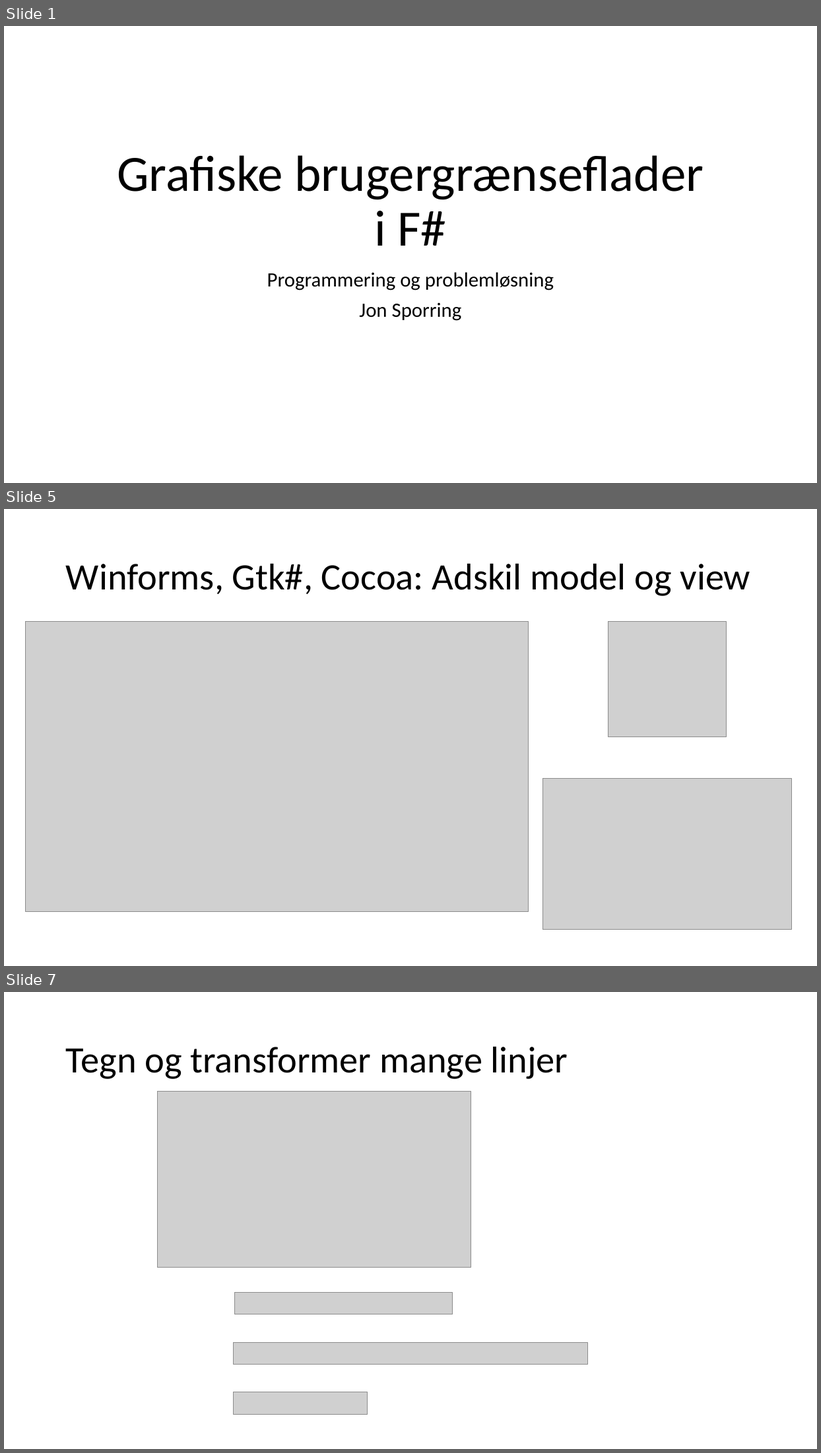
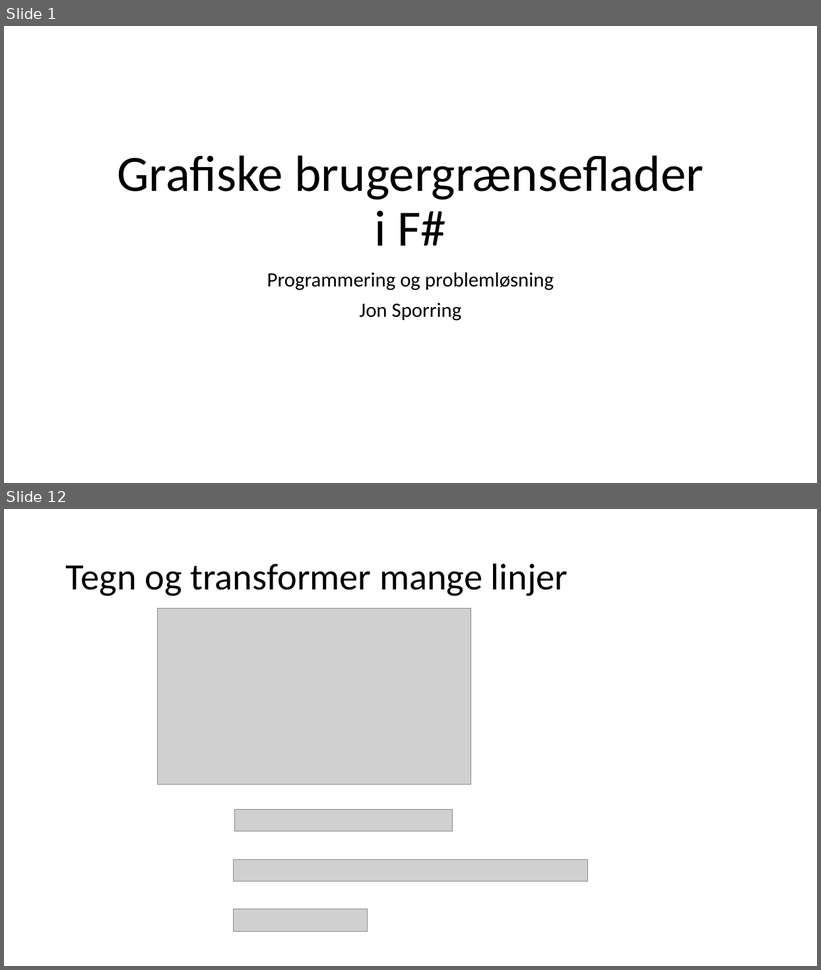
Before and after one commit to fisterloegsovs/pop22, a slide deck: lectures/17.1/17.1.pptx. Shown one above the other, each under a label of ours: slides 1, 5 and 7 before the commit, slides 1 and 12 after it; the slides between them are not shown. The pictures are 821x1453 and 821x970 pixels, drawn with LibreOffice and Linux fonts; fonts in the diff are those of the drawing; grey boxes stand for pictures. Boxes give left, top, right and bottom in pixels: in the first picture for what was removed or moved away, otherwise in the second. Text is boxed around its words. In the diff, an @@ line names an element or a change of style, - is before the commit and + after.

```diff
--- a/lectures/17.1/17.1.pptx
+++ b/lectures/17.1/17.1.pptx
@@ slide 5 removed at bbox=[4, 509, 817, 966], background #FFFFFF @@
@@ title removed at bbox=[66, 563, 751, 596] @@
-Winforms, Gtk#, Cocoa: Adskil model og view
@@ picture removed at bbox=[26, 622, 529, 912] @@
@@ picture removed at bbox=[608, 622, 726, 737] @@
@@ picture removed at bbox=[543, 779, 792, 930] @@
@@ what was slide 7 is now slide 12 @@
```
Also in this commit, not shown: 3 slides changed, 11 slides added, 12 other slides removed, 11 other files.
